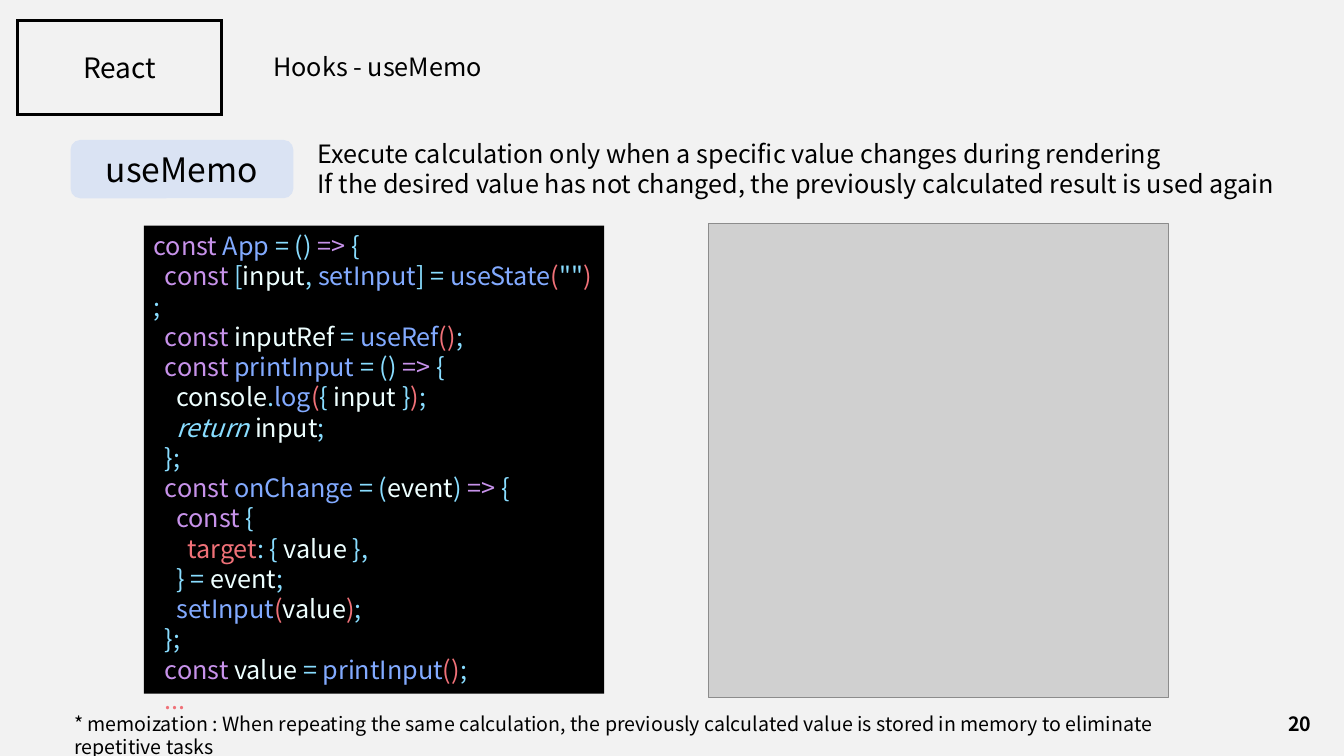
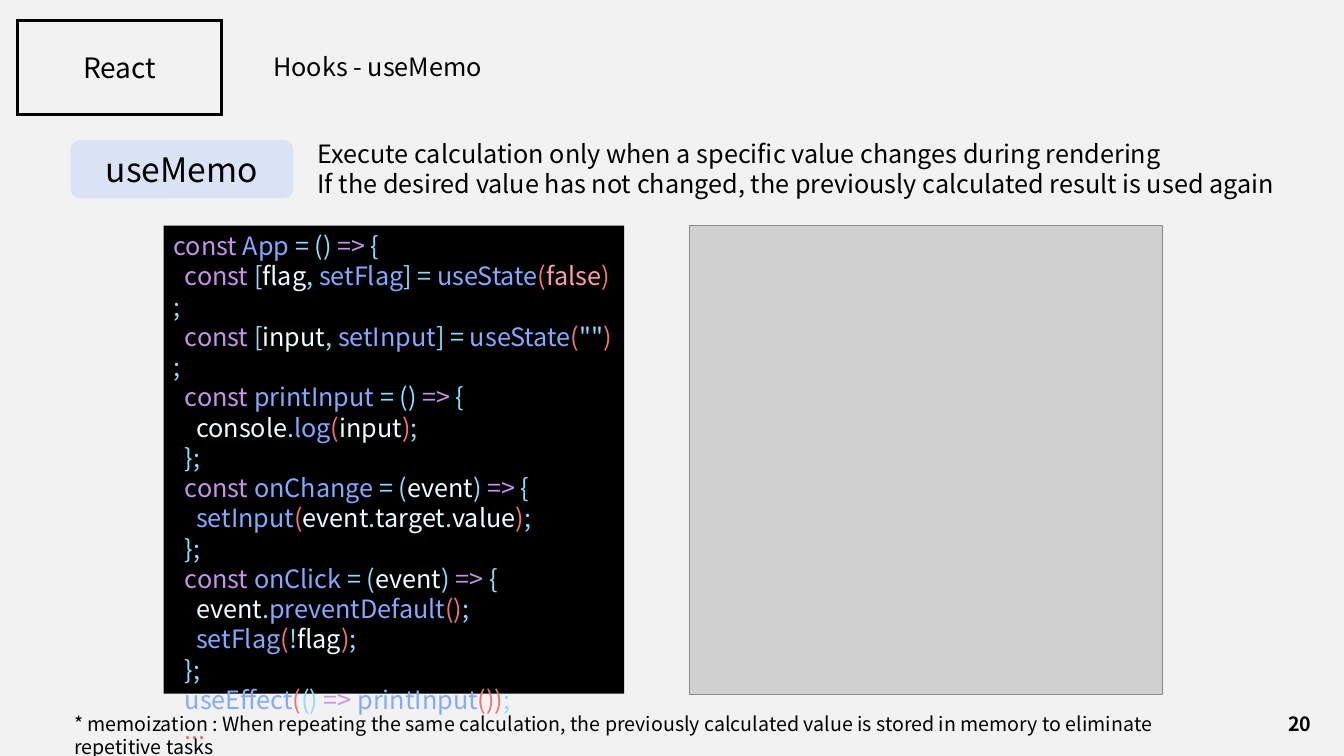
Before and after one commit to J3SUNG/Seminar, a slide deck: slide 20 of 210226_React_2.pptx. Drawn at 1344x756 pixels with LibreOffice and Linux fonts; fonts in the diff are those of the drawing; grey boxes stand for pictures. Boxes give left, top, right and bottom in pixels: in the first picture for what was removed or moved away, otherwise in the second. Text is boxed around its words. In the diff, an @@ line names an element or a change of style, - is before the commit and + after.

```diff
--- a/210226_React_2.pptx
+++ b/210226_React_2.pptx
@@ rectangle "const App = () => ...": place and size @@
-rectangle "const App = () => ..." at <box>144,226,605,694</box>
+rectangle "const App = () => ..." at <box>163,226,624,694</box>
@@ picture: place and size @@
-picture at <box>709,224,1170,698</box>
+picture at <box>690,226,1164,695</box>
@@ text in rectangle at <box>185,260,609,292</box>: paragraph added @@
+const [flag, setFlag] = useState(false);
@@ text in rectangle at <box>165,325,463,352</box>: paragraph removed @@
-const inputRef = useRef();
@@ text in rectangle at <box>196,411,418,443</box>: text changed @@
-console.log({ input });
-return input;
+console.log(input);
@@ text in rectangle at <box>196,502,531,534</box>: text changed @@
-const {
-target: { value },
-} = event;
-setInput(value);
+setInput(event.target.value);
@@ text in rectangle at <box>185,562,511,715</box>: text changed @@
-const value = printInput();
+const onClick = (event) => {
+event.preventDefault();
+setFlag(!flag);
+};
+useEffect(() => printInput());
```
Also in this commit, not shown: 2 other slides changed, 1 slide added.
